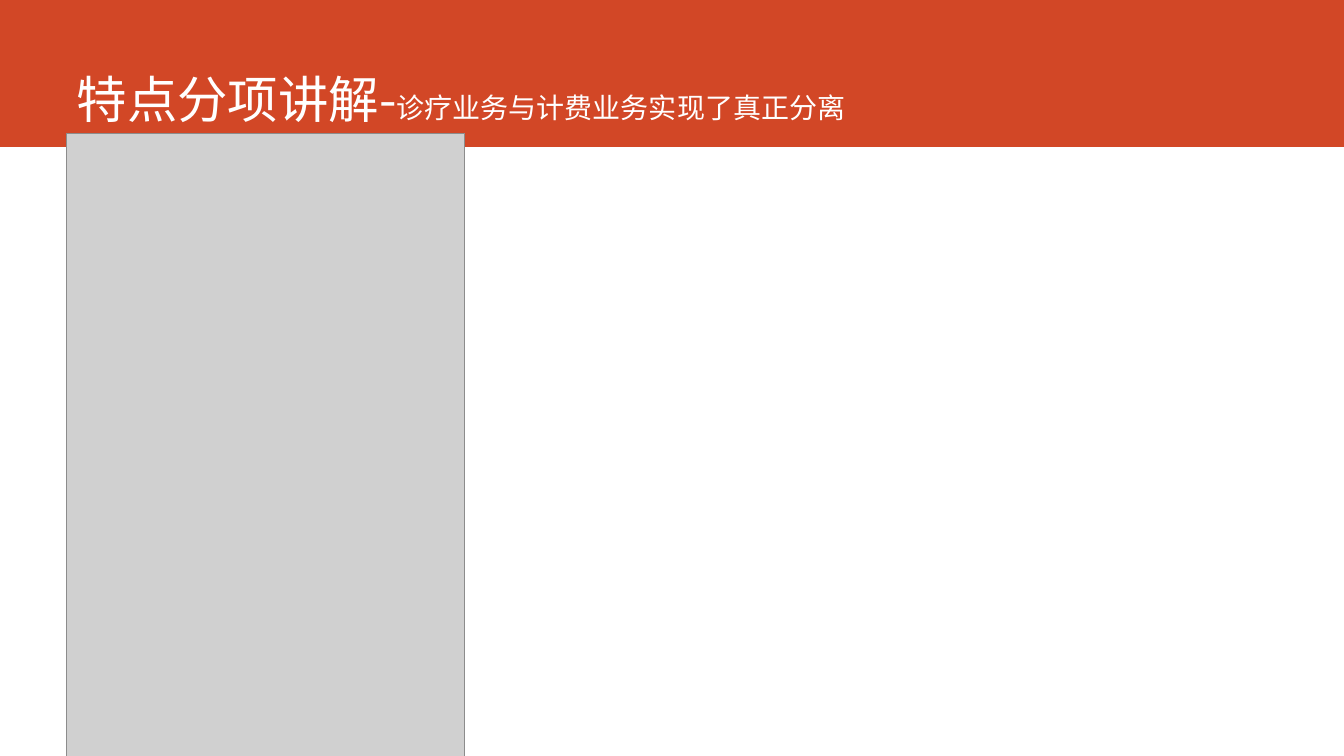
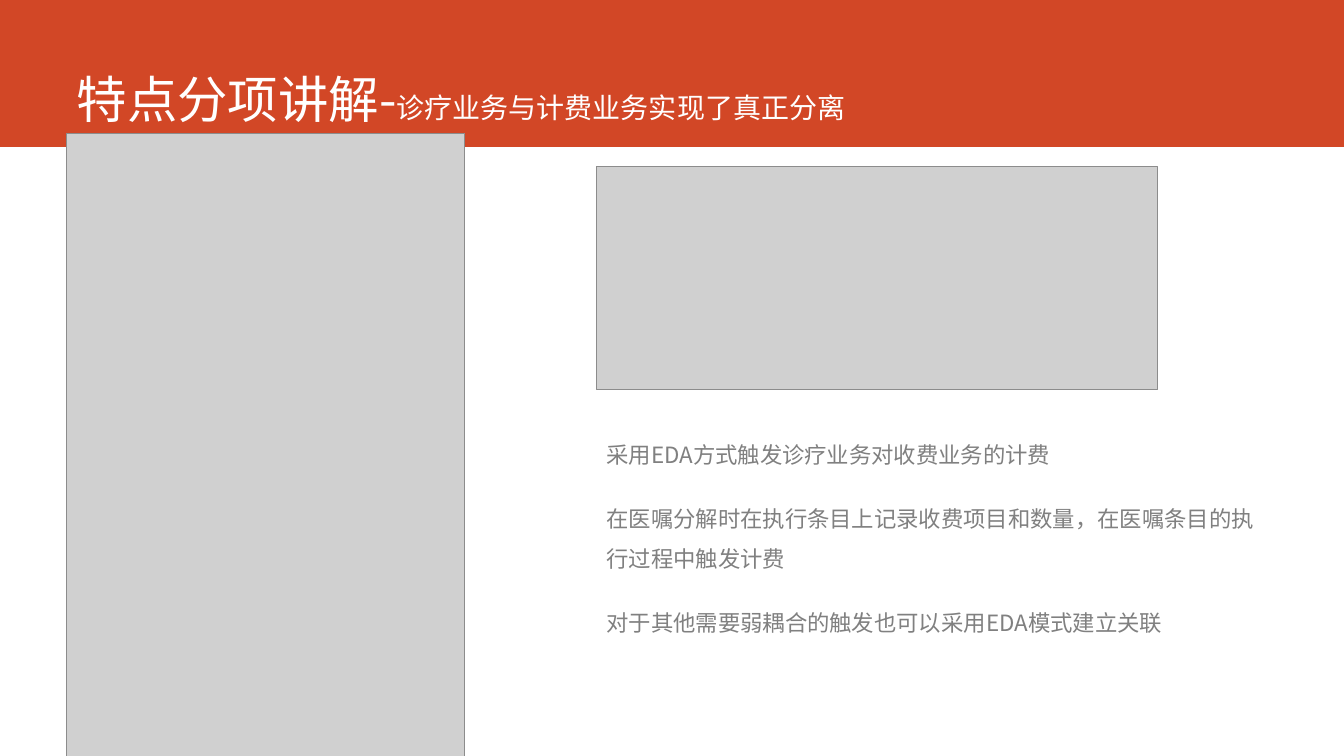
Before and after one commit to AppSecAI-TEST/hospital, a slide deck: slide 7 of doc/EVE新一代HIS核心系统.pptx. Drawn at 1344x756 pixels with LibreOffice and Linux fonts; fonts in the diff are those of the drawing; grey boxes stand for pictures. Boxes give left, top, right and bottom in pixels: in the first picture for what was removed or moved away, otherwise in the second. Text is boxed around its words. In the diff, an @@ line names an element or a change of style, - is before the commit and + after.

```diff
--- a/doc/EVE新一代HIS核心系统.pptx
+++ b/doc/EVE新一代HIS核心系统.pptx
@@ picture added at box(597, 166, 1158, 390) @@
@@ text added at box(607, 444, 1254, 633), 16 pt, text #808080 @@
+采用EDA方式触发诊疗业务对收费业务的计费
+在医嘱分解时在执行条目上记录收费项目和数量，在医嘱条目的执行过程中触发计费
+对于其他需要弱耦合的触发也可以采用EDA模式建立关联
```
Also in this commit, not shown: 2 slides added, 1 other file.
